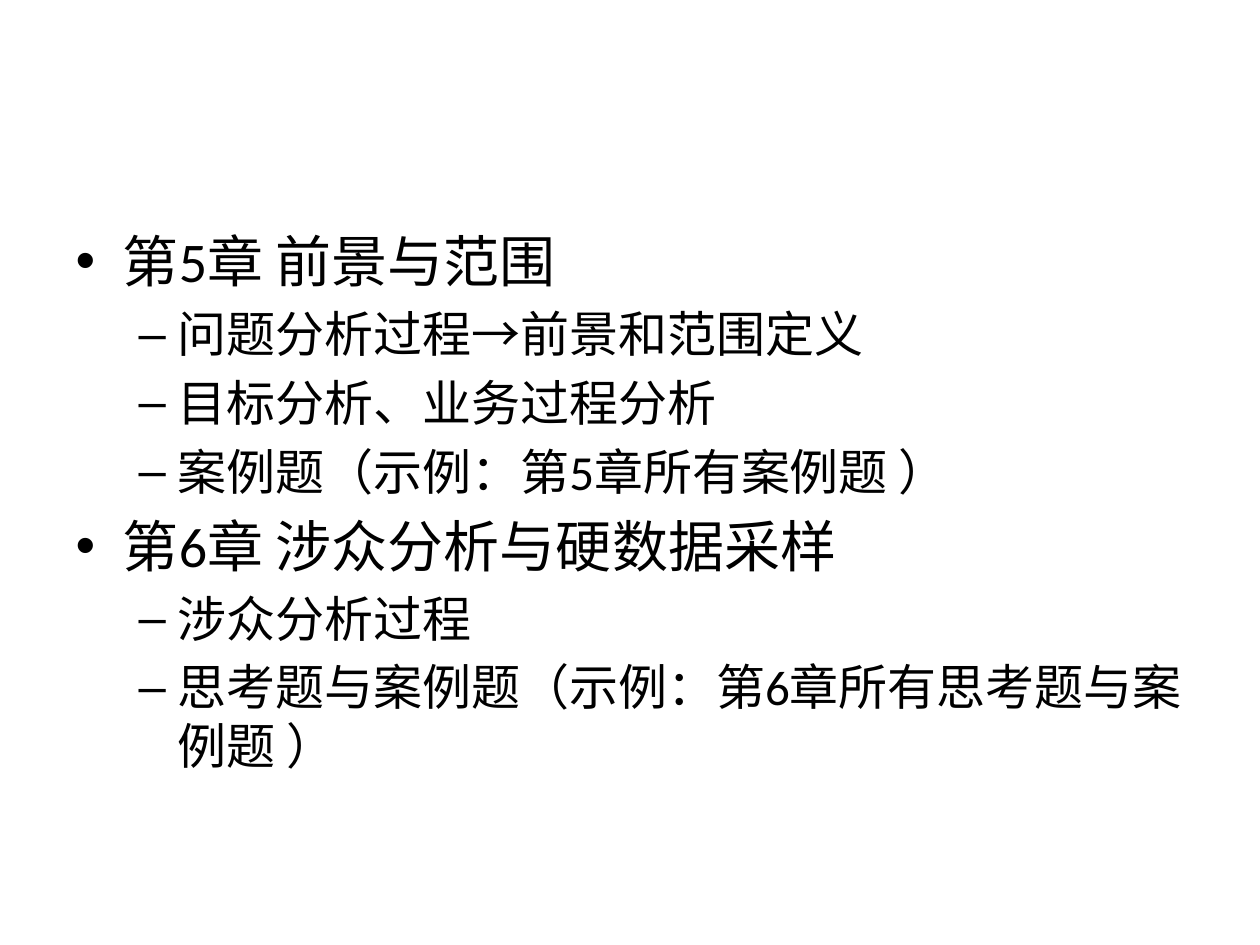
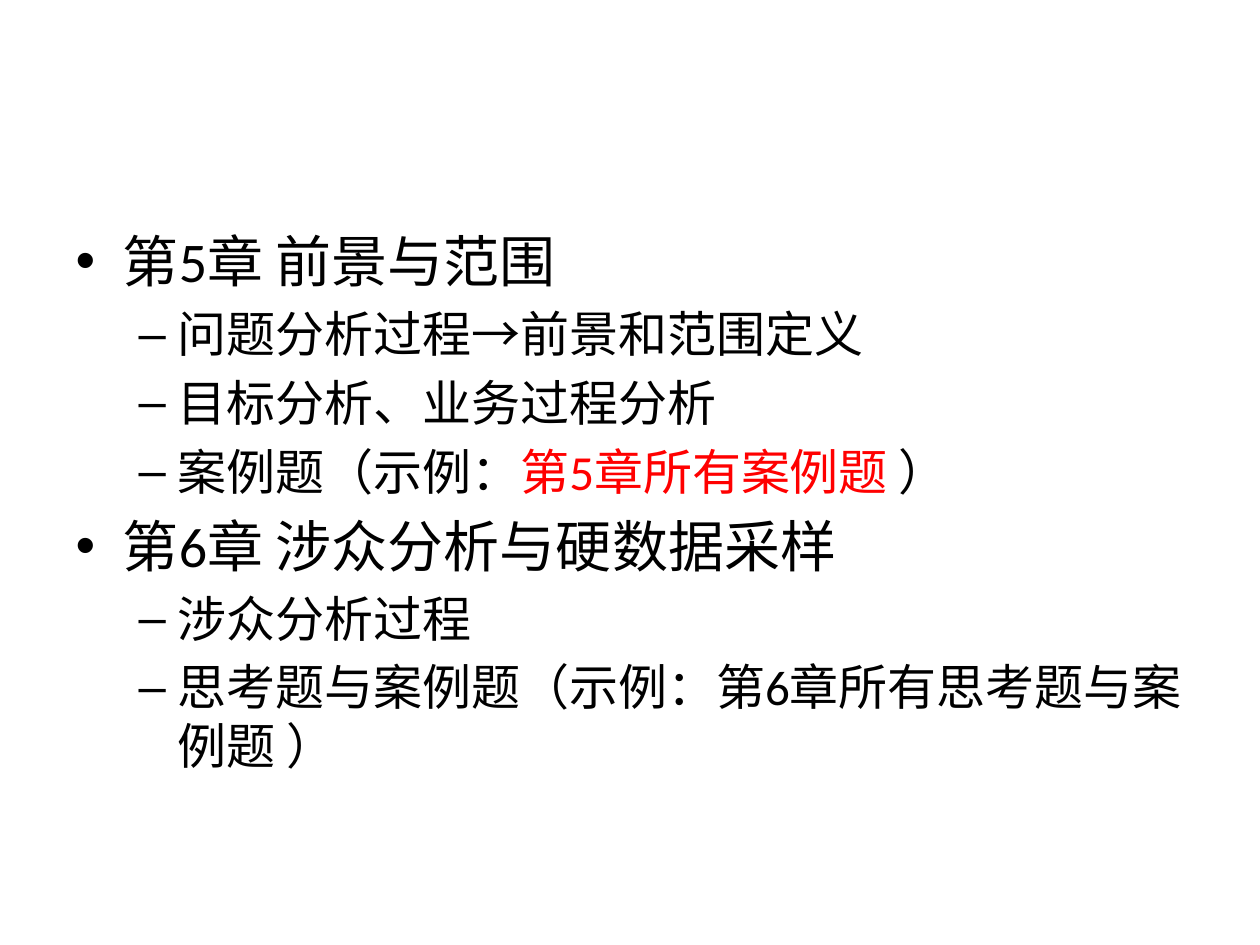
Before and after one commit to cylong1016/Requirements, a slide deck: slide 3 of 需求PPT/复习提纲.pptx. Drawn at 1260x945 pixels with LibreOffice and Linux fonts; fonts in the diff are those of the drawing. Boxes give left, top, right and bottom in pixels: in the first picture for what was removed or moved away, otherwise in the second. Text is boxed around its words. In the diff, an @@ line names an element or a change of style, - is before the commit and + after.

```diff
--- a/需求PPT/复习提纲.pptx
+++ b/需求PPT/复习提纲.pptx
@@ text at (x1=178, y1=448, x2=888, y2=495): text colour #000000 to #FF0000 in "案例题（示例：第5章所有案例题" @@
```
Also in this commit, not shown: 1 other slide changed, 10 other files.
